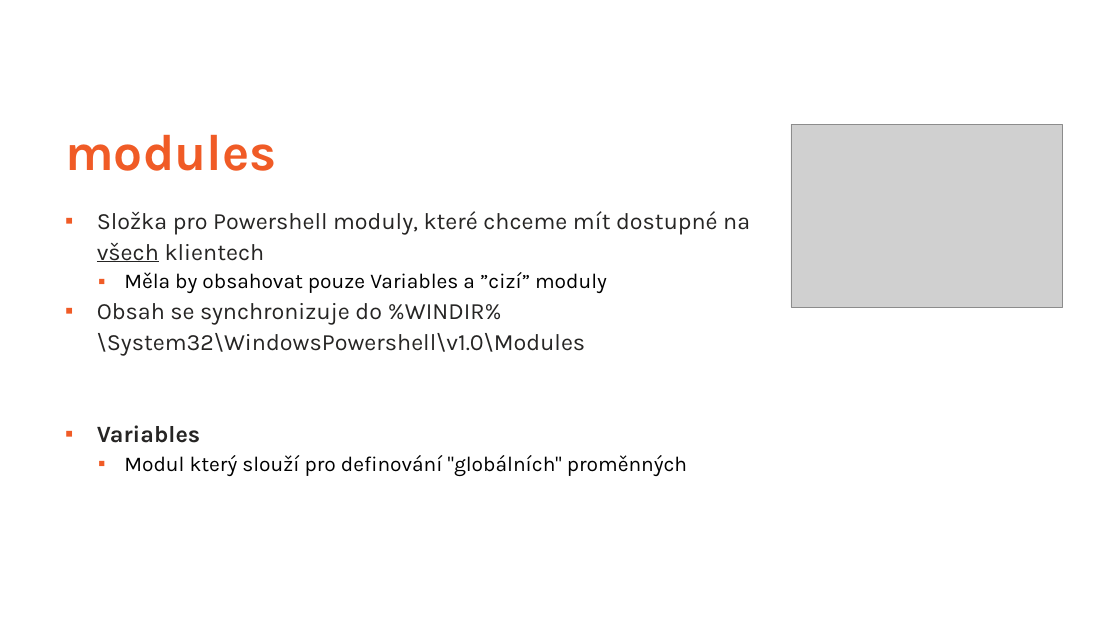
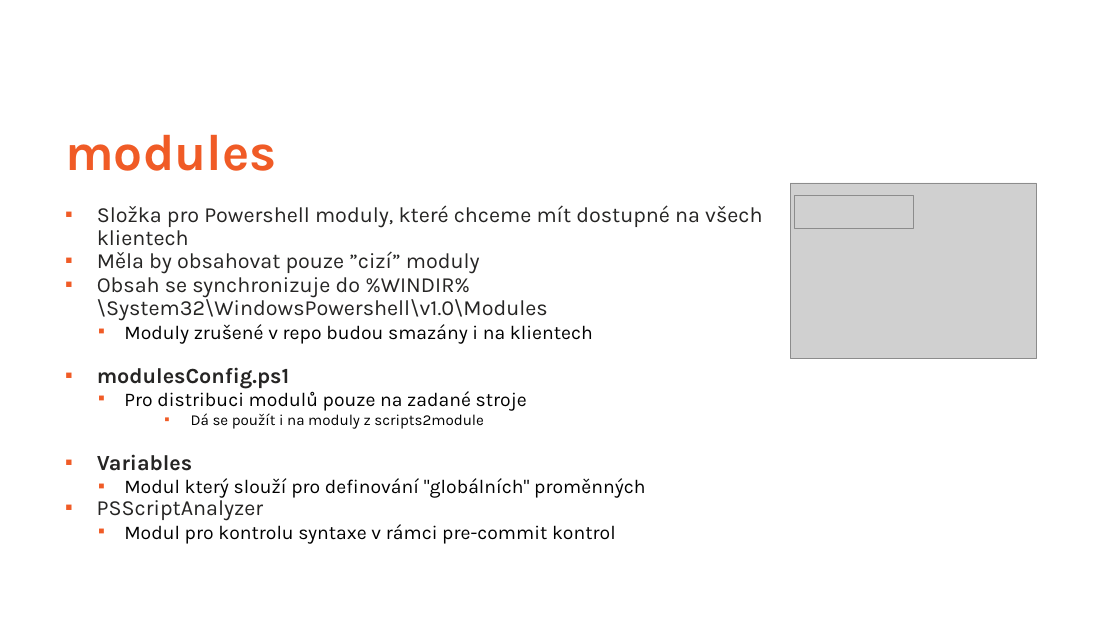
Before and after one commit to ztrhgf/Powershell_CICD_repository, a slide deck: slide 21 of WUG slajdy.pptx (slide 19 before the commit). Drawn at 1120x630 pixels with LibreOffice and Linux fonts; fonts in the diff are those of the drawing; grey boxes stand for pictures; background and template pictures are left out. Boxes give left, top, right and bottom in pixels: in the first picture for what was removed or moved away, otherwise in the second. Text is boxed around its words. In the diff, an @@ line names an element or a change of style, - is before the commit and + after.

```diff
--- a/WUG slajdy.pptx
+++ b/WUG slajdy.pptx
@@ picture removed at [791,124,1063,308] @@
@@ text at [97,205,762,498]: size 20 to 18.5 pt in "Složka pro Powershell moduly, které chceme mít ...", "Obsah se synchronizuje do %WINDIR%\System32\WindowsPowershel ...", "Variables"; underline off in "všech"; size 18 to 16.6 pt in "Modul který slouží pro definování "globálních" proměnných"; line spacing 1.1 to 0.9; line spacing 0.9 to 0.7 @@
@@ picture added at [791,183,1037,358] @@
@@ picture added at [795,196,913,229] @@
@@ text at [97,251,480,274]: text changed; size 18 to 18.5 pt; text colour #000000 to #262524 @@
-  ▪ Měla by obsahovat pouze Variables a ”cizí” moduly
+▪ Měla by obsahovat pouze ”cizí” moduly
@@ text at [97,324,593,429]: paragraphs added @@
+  ▪ Moduly zrušené v repo budou smazány i na klientech
+▪ modulesConfig.ps1
+  ▪ Pro distribuci modulů pouze na zadané stroje
+    ▪ Dá se použít i na moduly z scripts2module
@@ text at [124,524,616,544]: paragraphs added @@
+▪ PSScriptAnalyzer
+  ▪ Modul pro kontrolu syntaxe v rámci pre-commit kontrol
```
Also in this commit, not shown: 30 other slides changed, 4 slides added, 1 slide removed.
